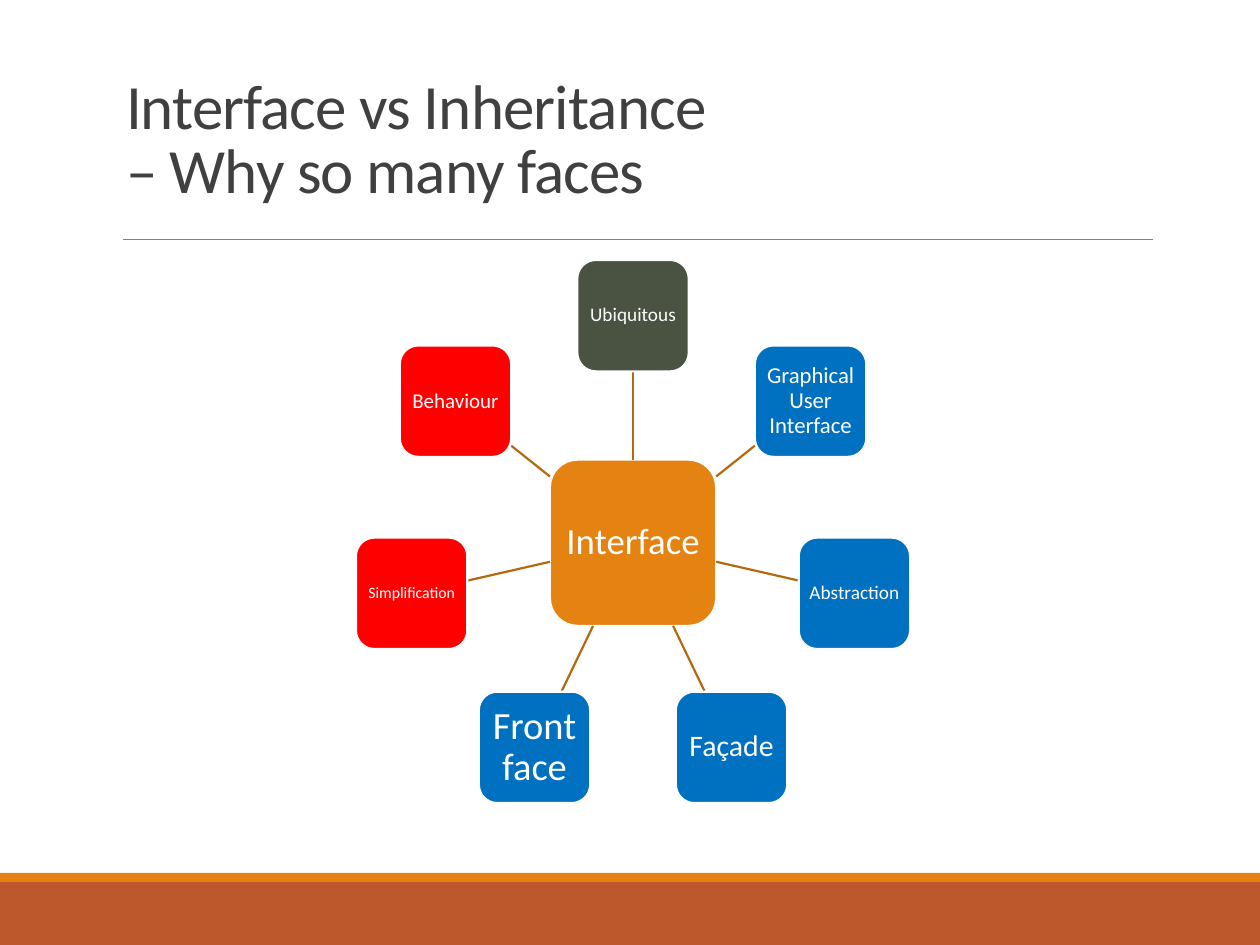
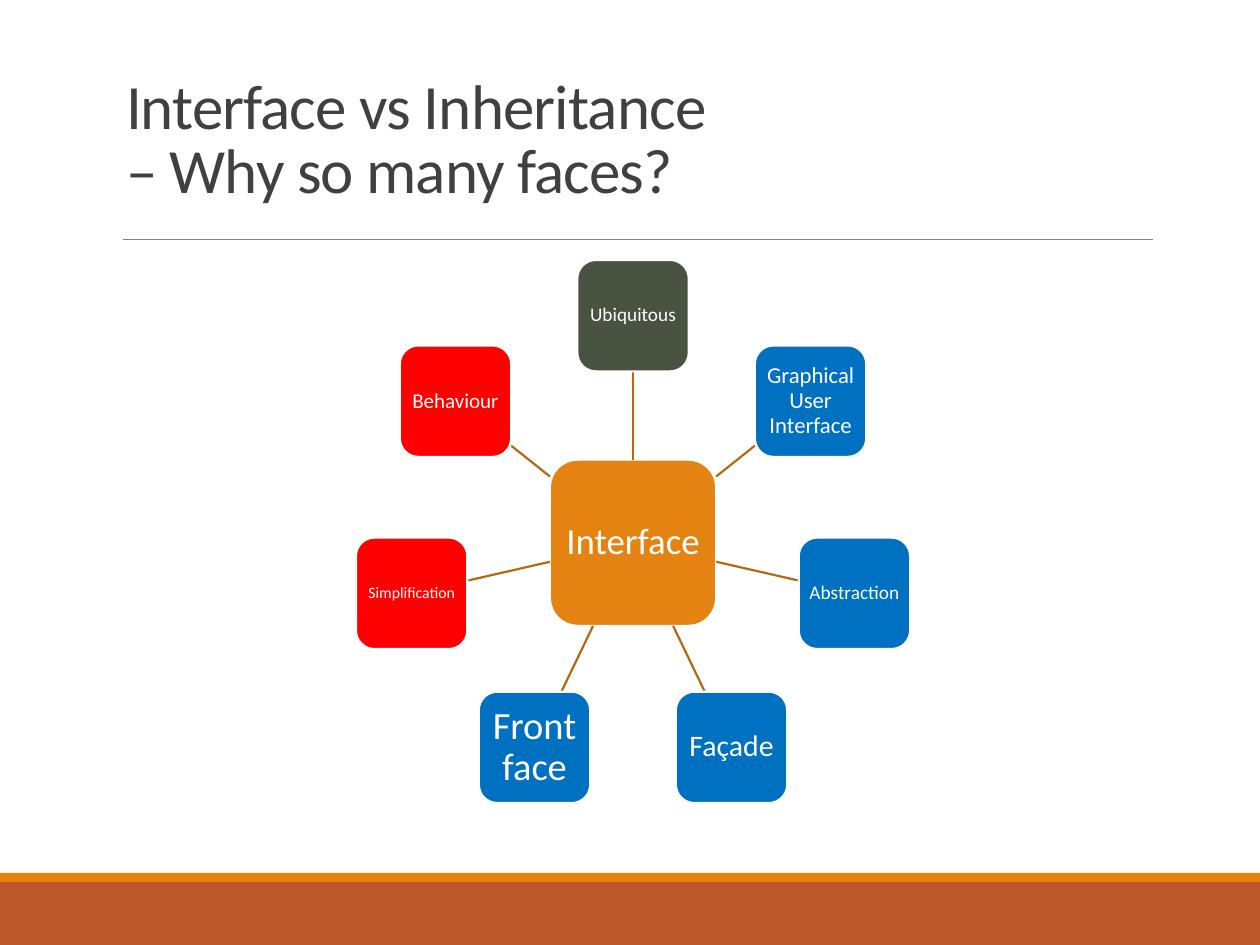
Before and after one commit to deeperj/dillinger, a slide deck: slide 18 of thesis/ukapp2/wqu_isc/sofware_design/Javabc04.pptx. Drawn at 1260x945 pixels with LibreOffice and Linux fonts; fonts in the diff are those of the drawing. Boxes give left, top, right and bottom in pixels: in the first picture for what was removed or moved away, otherwise in the second. Text is boxed around its words. In the diff, an @@ line names an element or a change of style, - is before the commit and + after.

```diff
--- a/thesis/ukapp2/wqu_isc/sofware_design/Javabc04.pptx
+++ b/thesis/ukapp2/wqu_isc/sofware_design/Javabc04.pptx
@@ title at (x1=126, y1=85, x2=707, y2=203): text changed @@
-Interface vs Inheritance
-– Why so many faces
+Interface vs Inheritance
+– Why so many faces?
```
Also in this commit, not shown: 3 other slides changed, 5 other files.
